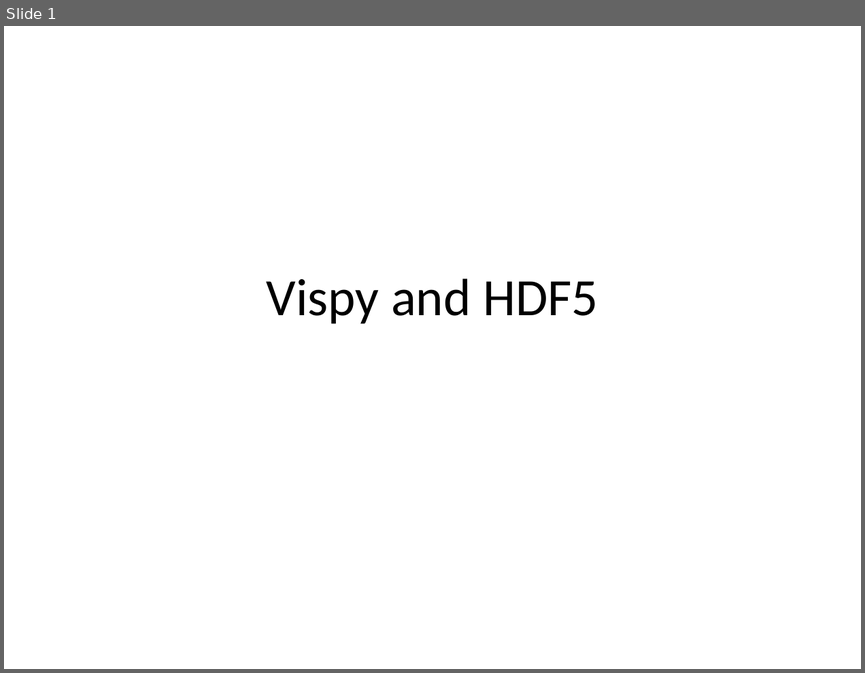
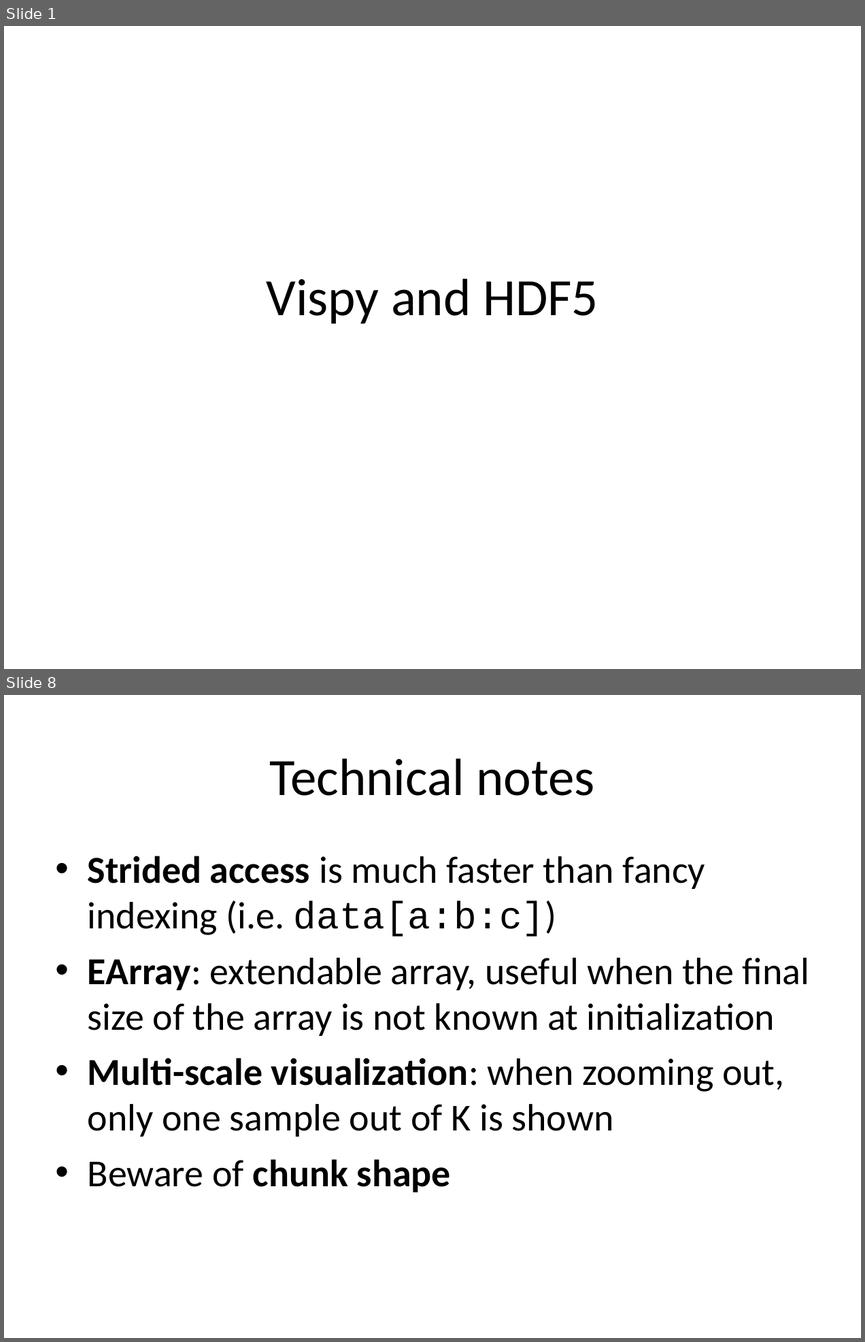
Before and after one commit to vispy/codecamp-esrf-2014, a slide deck: cr/5-hdf5/hdf5.ppt. Shown one above the other, each under a label of ours: slide 1 before the commit, slides 1 and 8 after it; the slides between them are not shown. The pictures are 865x673 and 865x1342 pixels, drawn with LibreOffice and Linux fonts; fonts in the diff are those of the drawing. Boxes give left, top, right and bottom in pixels: in the first picture for what was removed or moved away, otherwise in the second. Text is boxed around its words. In the diff, an @@ line names an element or a change of style, - is before the commit and + after.

```diff
--- a/cr/5-hdf5/hdf5.ppt
+++ b/cr/5-hdf5/hdf5.ppt
@@ slide 8 added at [4,695,861,1338], background #FFFFFF @@
@@ title added at [270,758,594,796], 44 pt, text #000000 @@
+Technical notes
@@ text added at [88,855,810,1192], 32 pt, text #000000 @@
+• Strided access is much faster than fancy indexing (i.e. data[a:b:c])
+• EArray: extendable array, useful when the final size of the array is not known at initialization
+• Multi-scale visualization: when zooming out, only one sample out of K is shown
+• Beware of chunk shape
```
Also in this commit, not shown: 8 other slides added, 20 other files.
